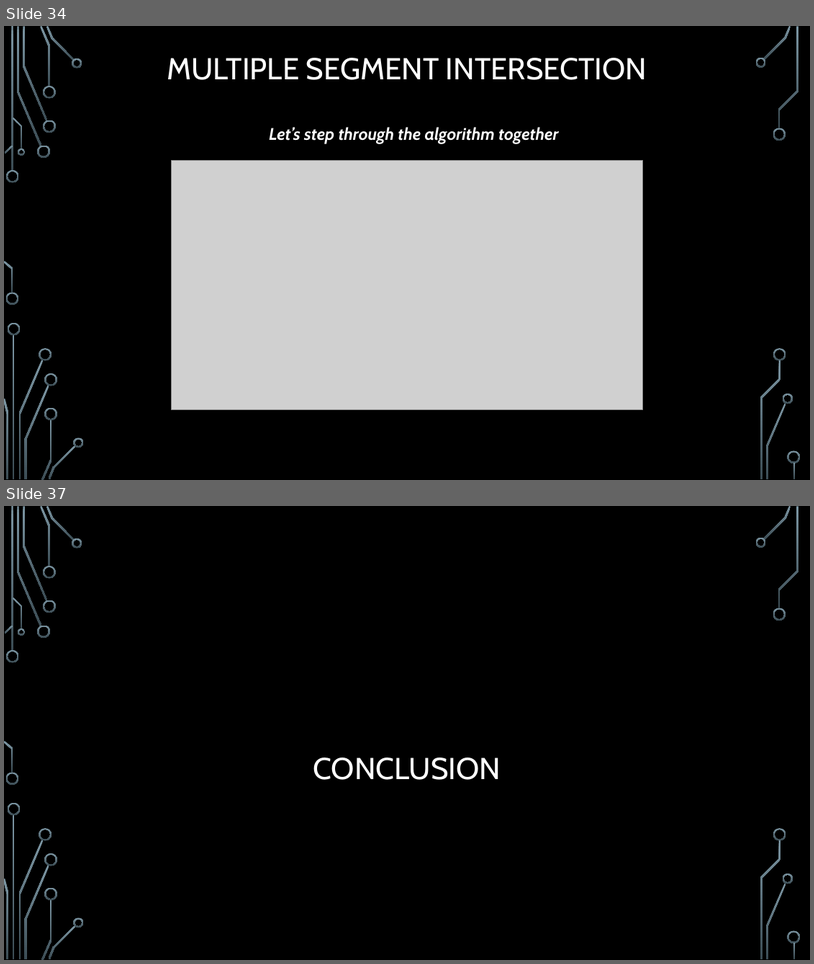
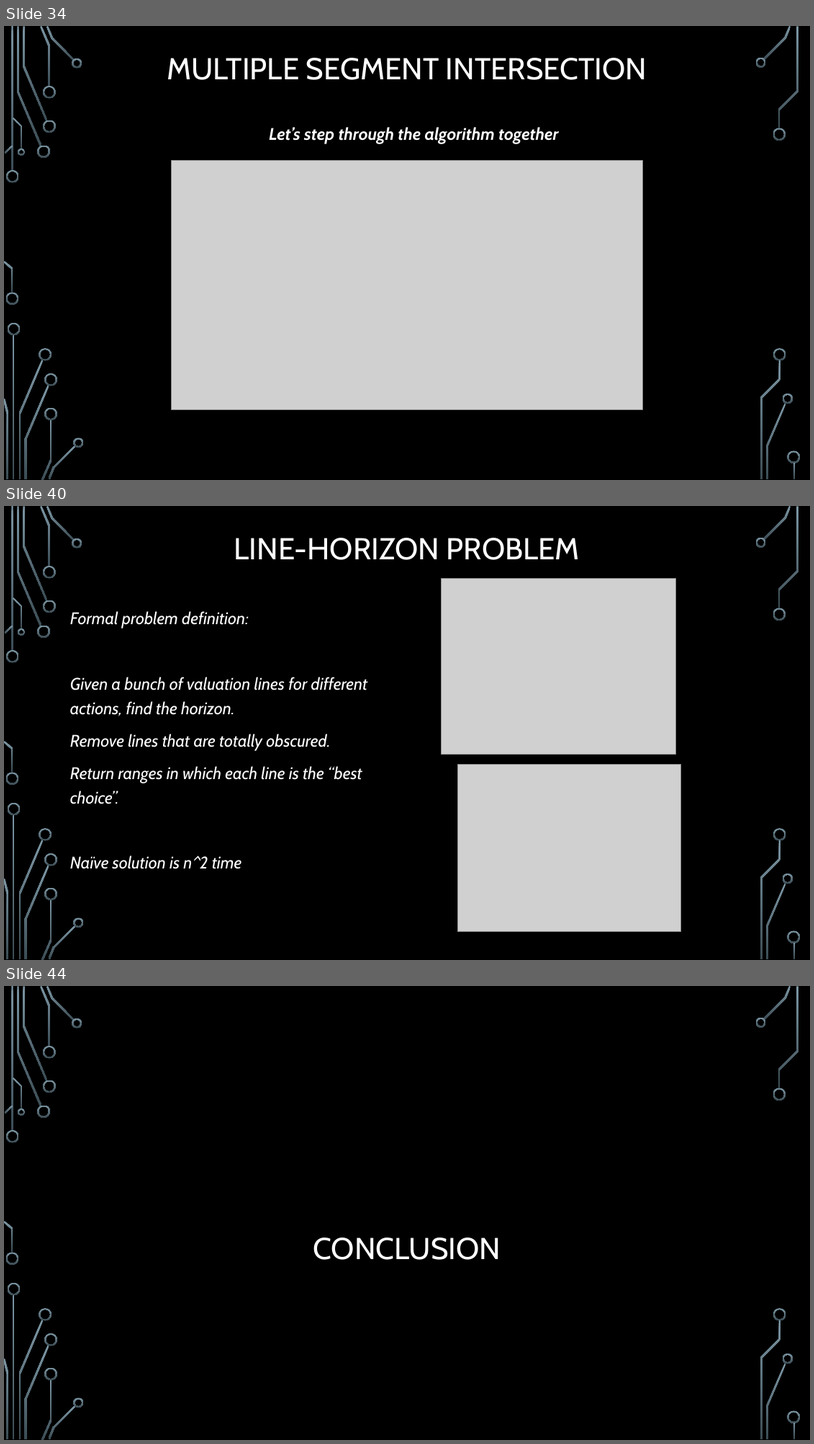
Before and after one commit to janiceeguo/advAlgo, a slide deck: slides/ComputationalGeom-part1-Intersections.pptx. Shown one above the other, each under a label of ours: slides 34 and 37 before the commit, slides 34, 40 and 44 after it; the slides between them are not shown. The pictures are 814x964 and 814x1444 pixels, drawn with LibreOffice and Linux fonts; fonts in the diff are those of the drawing; grey boxes stand for pictures; background and template pictures are left out. Boxes give left, top, right and bottom in pixels: in the first picture for what was removed or moved away, otherwise in the second. Text is boxed around its words. In the diff, an @@ line names an element or a change of style, - is before the commit and + after.

```diff
--- a/slides/ComputationalGeom-part1-Intersections.pptx
+++ b/slides/ComputationalGeom-part1-Intersections.pptx
@@ slide 40 added at [4, 506, 810, 960], background picture (left out); not listed: 36 template elements that a slide beside it also shows @@
@@ title added at [234, 538, 580, 560], 36 pt, text #FFFFFF @@
+LINE-HORIZON PROBLEM
@@ picture added at [441, 578, 676, 754] @@
@@ text added at [70, 611, 368, 869], 20 pt, text #FFFFFF, italic @@
+Formal problem definition:
+Given a bunch of valuation lines for different actions, find the horizon.
+Remove lines that are totally obscured.
+Return ranges in which each line is the “best choice”.
+Naïve solution is n^2 time
@@ picture added at [458, 764, 682, 932] @@
@@ what was slide 37 is now slide 44 @@
```
Also in this commit, not shown: 2 slides changed, 8 other slides added, 1 slide removed, 2 other files.
